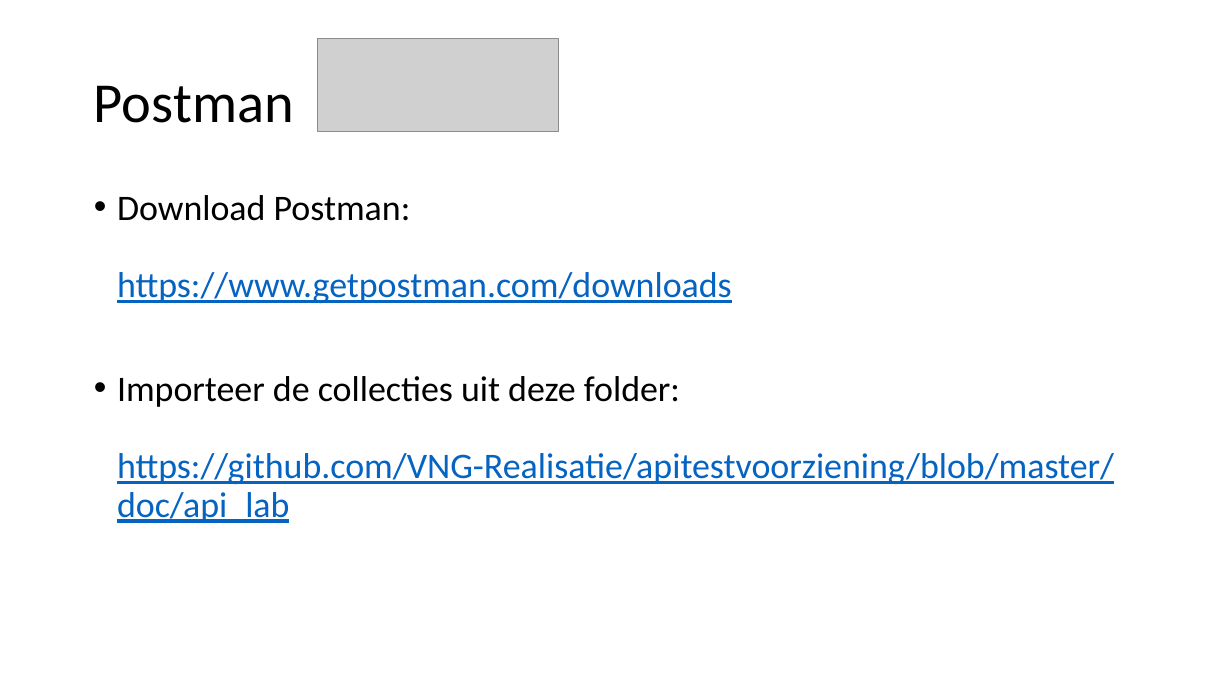
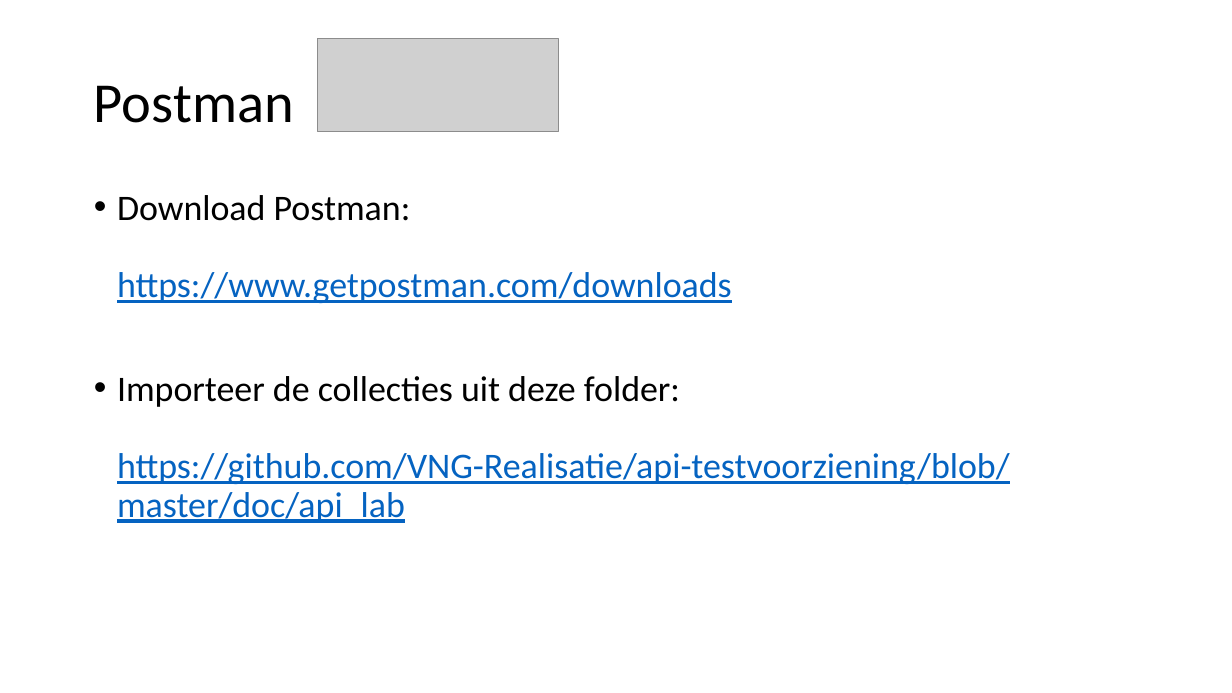
Before and after one commit to VNG-Realisatie/api-test-platform, a slide deck: slide 21 of doc/api_lab/tutorial testvoorziening.pptx (slide 19 before the commit). Drawn at 1232x693 pixels with LibreOffice and Linux fonts; fonts in the diff are those of the drawing; grey boxes stand for pictures. Boxes give left, top, right and bottom in pixels: in the first picture for what was removed or moved away, otherwise in the second. Text is boxed around its words. In the diff, an @@ line names an element or a change of style, - is before the commit and + after.

```diff
--- a/doc/api_lab/tutorial testvoorziening.pptx
+++ b/doc/api_lab/tutorial testvoorziening.pptx
@@ text at (x1=117, y1=376, x2=1010, y2=523): text changed @@
-• Importeer de collecties uit deze folder:
-  https://github.com/VNG-Realisatie/apitestvoorziening/blob/master/doc/api_lab
+• Importeer de collecties uit deze folder:
+  https://github.com/VNG-Realisatie/api-testvoorziening/blob/master/doc/api_lab
```
Also in this commit, not shown: 2 other slides changed, 4 slides added, 1 slide removed.
